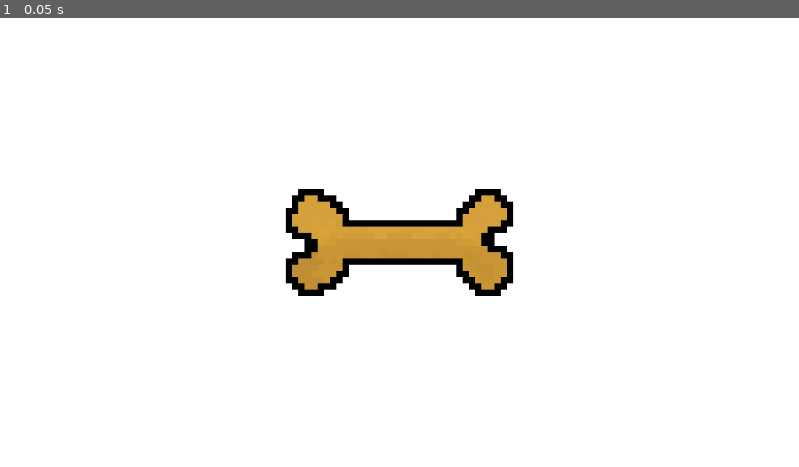
Above: before the commit, frame 1.
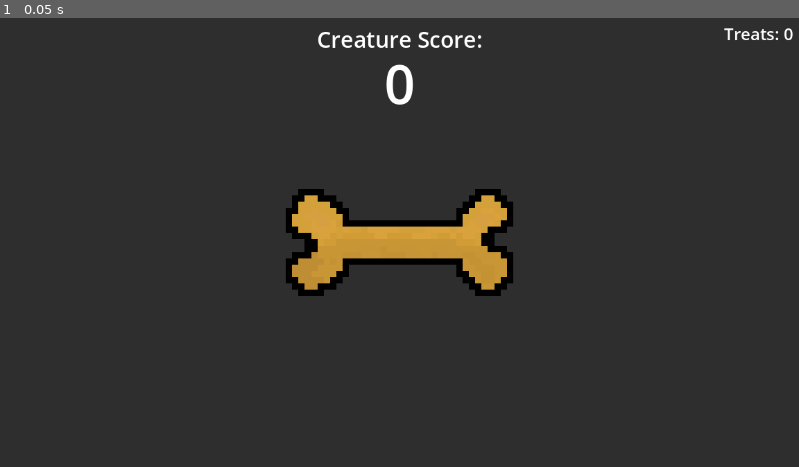
Above: after the commit, the same moment.

Repository: ejmejm/ShibaIdle
Game: Godot game, scene res://scenes/root.tscn
The game is run twice, just before and just after one commit, with the same random seed, the same clock (stepped at 60 frames per second) and the same inputs. Before the commit the project starts from res://root.tscn.
Inputs:
- Up to frame 1 (0.05 s): no input

The runs differ from the first frame. In frame 1, 95% of the frame differs, in the area x 0-100%, y 0-100%.

Commit message:
Basic clicking number go up

Diff:
--- /dev/null
+++ b/player_stats.gd
@@ -0,0 +1,35 @@
+class_name PlayerStats
+extends Node
+
+@export_category("Player Stats")
+
+@export var creature_score: int = 0:
+	set(val):
+		creature_score = val
+		update_creature_score_ui()
+	get:
+		return creature_score
+
+@export var n_treats: int = 0:
+	set(val):
+		n_treats = val
+		update_treats_ui()
+	get:
+		return n_treats
+
+@export_category("UI Components")
+@export var creature_score_label: Label
+@export var treats_label: Label
+
+
+# TODO: make it so that this will compactly represent large numbers, i.e. 1200000 -> 1.2M
+func large_num_to_string(num: int):
+	return str(num)
+
+
+func update_creature_score_ui():
+	creature_score_label.text = large_num_to_string(creature_score)
+
+
+func update_treats_ui():
+	treats_label.text = "Treats: " + large_num_to_string(n_treats)
--- a/project.godot
+++ b/project.godot
@@ -11,15 +11,27 @@
 [application]
 
 config/name="ShibaIdle"
-run/main_scene="res://root.tscn"
+run/main_scene="res://scenes/root.tscn"
 config/features=PackedStringArray("4.3", "GL Compatibility")
 config/icon="res://icon.svg"
+
+[display]
+
+window/size/always_on_top=true
 
 [editor]
 
 version_control/plugin_name="GitPlugin"
 version_control/autoload_on_startup=true
 
+[input]
+
+PrimaryClick={
+"deadzone": 0.5,
+"events": [Object(InputEventMouseButton,"resource_local_to_scene":false,"resource_name":"","device":-1,"window_id":0,"alt_pressed":false,"shift_pressed":false,"ctrl_pressed":false,"meta_pressed":false,"button_mask":0,"position":Vector2(0, 0),"global_position":Vector2(0, 0),"factor":1.0,"button_index":1,"canceled":false,"pressed":false,"double_click":false,"script":null)
+]
+}
+
 [rendering]
 
 textures/canvas_textures/default_texture_filter=0
--- a/root.tscn
+++ /dev/null
@@ -1,18 +0,0 @@
-[gd_scene load_steps=2 format=3 uid="uid://bfa5k0eld51ts"]
-
-[ext_resource type="Texture2D" uid="uid://cvwlv5khtboxl" path="res://sprites/dog_treat.png" id="1_e0t5y"]
-
-[node name="Root" type="Node2D"]
-
-[node name="Background" type="ColorRect" parent="."]
-offset_left = -576.0
-offset_top = -324.0
-offset_right = 576.0
-offset_bottom = 324.0
-
-[node name="DogTreat" type="Sprite2D" parent="."]
-position = Vector2(0, 1.43051e-06)
-scale = Vector2(9.10294, 9.10294)
-texture = ExtResource("1_e0t5y")
-
-[node name="Viewport" type="Camera2D" parent="."]
--- /dev/null
+++ b/scenes/click_checker.gd
@@ -0,0 +1,10 @@
+extends Node2D
+
+
+@export var player_stats: PlayerStats
+@export var treat_give_count: int = 1
+
+
+func _on_area_2d_input_event(viewport: Node, event: InputEvent, shape_idx: int) -> void:
+	if event.is_action_pressed("PrimaryClick"):
+		player_stats.n_treats += treat_give_count
--- /dev/null
+++ b/scenes/clickable_treat.tscn
@@ -0,0 +1,21 @@
+[gd_scene load_steps=3 format=3 uid="uid://va8rw1sglveq"]
+
+[ext_resource type="Texture2D" uid="uid://cvwlv5khtboxl" path="res://sprites/dog_treat.png" id="1_c1dp3"]
+[ext_resource type="Script" path="res://scenes/click_checker.gd" id="1_qe3ds"]
+
+[node name="ClickableTreat" type="Node2D"]
+script = ExtResource("1_qe3ds")
+
+[node name="Area2D" type="Area2D" parent="."]
+
+[node name="CollisionPolygon2D" type="CollisionPolygon2D" parent="Area2D"]
+position = Vector2(0, 1.43051e-06)
+scale = Vector2(9.10294, 9.10294)
+polygon = PackedVector2Array(-16, -8.5, -16, -7.5, -17, -7.5, -17, -5.5, -18, -5.5, -18, -1.5, -17, -1.5, -17, -0.5, -15, -0.5, -15, 1.5, -17, 1.5, -17, 2.5, -18, 2.5, -18, 6.5, -17, 6.5, -17, 7.5, -16, 7.5, -16, 8.5, -12, 8.5, -12, 7.5, -10, 7.5, -10, 6.5, -9, 6.5, -9, 5.5, -8, 5.5, -8, 3.5, 9, 3.5, 9, 5.5, 10, 5.5, 10, 6.5, 11, 6.5, 11, 7.5, 12, 7.5, 12, 8.5, 16, 8.5, 16, 7.5, 17, 7.5, 17, 6.5, 18, 6.5, 18, 1.5, 17, 1.5, 17, 0.5, 15, 0.5, 15, -1.5, 17, -1.5, 17, -2.5, 18, -2.5, 18, -6.5, 17, -6.5, 17, -7.5, 16, -7.5, 16, -8.5, 12, -8.5, 12, -7.5, 11, -7.5, 11, -6.5, 10, -6.5, 10, -5.5, 9, -5.5, 9, -3.5, -8, -3.5, -8, -5.5, -9, -5.5, -9, -6.5, -10, -6.5, -10, -7.5, -12, -7.5, -12, -8.5)
+
+[node name="DogTreatSprite" type="Sprite2D" parent="."]
+position = Vector2(0, 1.43051e-06)
+scale = Vector2(9.10294, 9.10294)
+texture = ExtResource("1_c1dp3")
+
+[connection signal="input_event" from="Area2D" to="." method="_on_area_2d_input_event"]
--- /dev/null
+++ b/scenes/player_stats.tscn
@@ -0,0 +1,6 @@
+[gd_scene load_steps=2 format=3 uid="uid://clgwpwrjnay6g"]
+
+[ext_resource type="Script" path="res://player_stats.gd" id="1_g6y6h"]
+
+[node name="PlayerStats" type="Node"]
+script = ExtResource("1_g6y6h")
--- /dev/null
+++ b/scenes/root.tscn
@@ -0,0 +1,71 @@
+[gd_scene load_steps=6 format=3 uid="uid://bfa5k0eld51ts"]
+
+[ext_resource type="PackedScene" uid="uid://va8rw1sglveq" path="res://scenes/clickable_treat.tscn" id="1_osj1l"]
+[ext_resource type="PackedScene" uid="uid://clgwpwrjnay6g" path="res://scenes/player_stats.tscn" id="2_f1wp3"]
+
+[sub_resource type="LabelSettings" id="LabelSettings_8s68g"]
+font_size = 24
+
+[sub_resource type="LabelSettings" id="LabelSettings_iuwn5"]
+font_size = 32
+
+[sub_resource type="LabelSettings" id="LabelSettings_l8j6x"]
+font_size = 78
+
+[node name="Root" type="Node2D"]
+
+[node name="Background" type="ColorRect" parent="."]
+offset_left = -576.0
+offset_top = -324.0
+offset_right = 576.0
+offset_bottom = 324.0
+mouse_filter = 2
+color = Color(0.180005, 0.180005, 0.180005, 1)
+
+[node name="Viewport" type="Camera2D" parent="."]
+
+[node name="ClickableTreat" parent="." node_paths=PackedStringArray("player_stats") instance=ExtResource("1_osj1l")]
+player_stats = NodePath("../GameManager/PlayerStats")
+
+[node name="UI" type="Control" parent="."]
+layout_mode = 3
+anchors_preset = 0
+offset_right = 40.0
+offset_bottom = 40.0
+
+[node name="TreatsLabel" type="Label" parent="UI"]
+layout_mode = 0
+offset_left = 468.0
+offset_top = -318.0
+offset_right = 567.0
+offset_bottom = -284.0
+text = "Treats: 0"
+label_settings = SubResource("LabelSettings_8s68g")
+horizontal_alignment = 2
+
+[node name="CreatureScoreLabel" type="Label" parent="UI"]
+layout_mode = 0
+offset_left = -119.0
+offset_top = -316.0
+offset_right = 120.0
+offset_bottom = -271.0
+text = "Creature Score:"
+label_settings = SubResource("LabelSettings_iuwn5")
+
+[node name="CreatureScoreNumber" type="Label" parent="UI"]
+layout_mode = 0
+offset_left = -22.0
+offset_top = -284.0
+offset_right = 23.0
+offset_bottom = -177.0
+text = "0"
+label_settings = SubResource("LabelSettings_l8j6x")
+horizontal_alignment = 1
+
+[node name="UICanvas" type="CanvasLayer" parent="."]
+
+[node name="GameManager" type="Node" parent="."]
+
+[node name="PlayerStats" parent="GameManager" node_paths=PackedStringArray("creature_score_label", "treats_label") instance=ExtResource("2_f1wp3")]
+creature_score_label = NodePath("../../UI/CreatureScoreNumber")
+treats_label = NodePath("../../UI/TreatsLabel")
